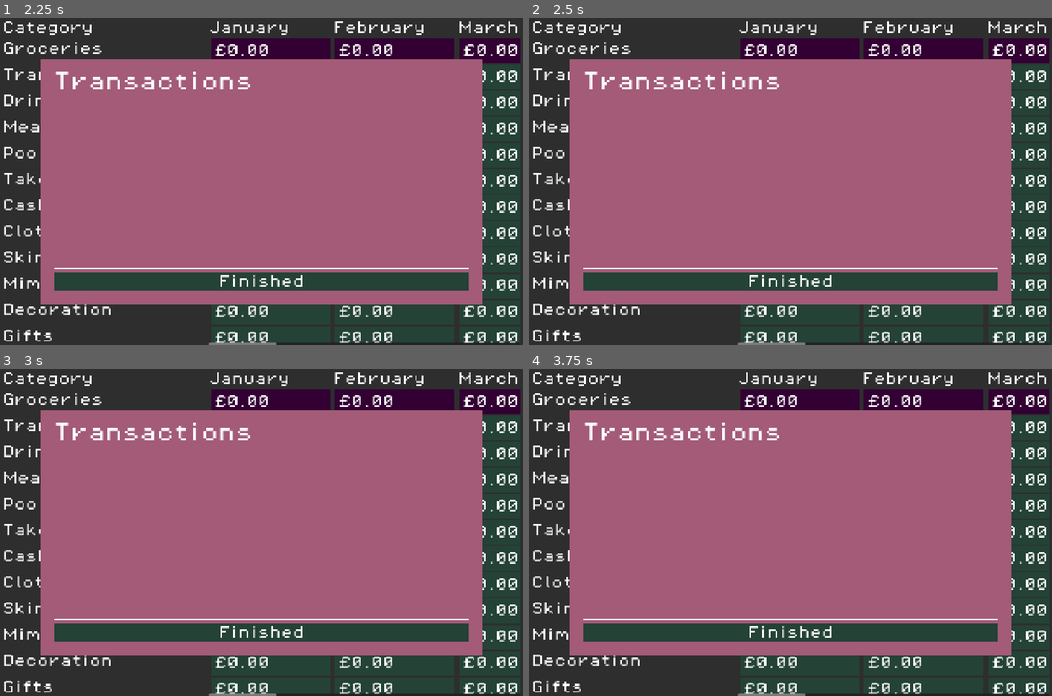
Above: before the commit, frames 1-4 (two rows, left to right).
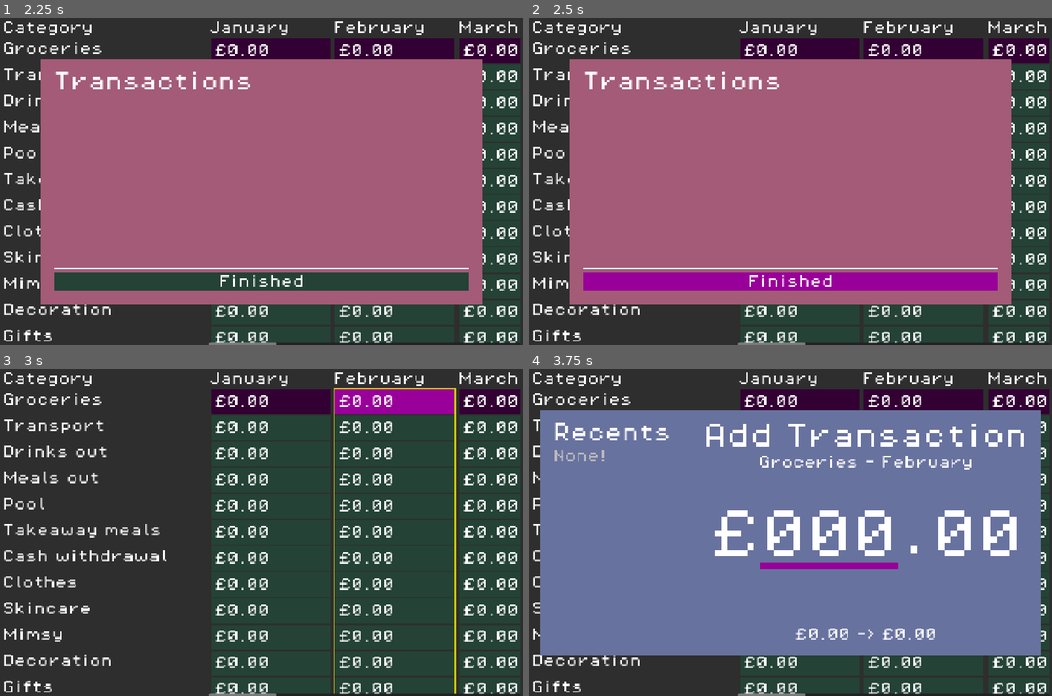
Above: after the commit, the same moments.

Repository: phrasmotica/budget-visualiser
Game: Godot game, scene res://scenes/ui/spreadsheet_ui/spreadsheet_ui.tscn
Two runs of this game, one before a commit and one after it. Both use one fixed random seed, a clock stepped at 60 frames per second and the inputs below.
Inputs (mouse positions are in pixels of both pictures, inside the frame that each line leads up to):
- Up to frame 1 (2.25 s): tap Enter (ui_accept) at 0.5, 0.77, 1.25, 2 s; move the mouse to (376, 165) at 0.52 s; hold Right (ui_right) 0.53-1.25 s; tap Tab (ui_focus_next) at 0.6 s; click (376, 165) at 0.67 s; drag from (156, 197) to (235, 246) at 1.27 s; move the mouse to (313, 109) at 2.02 s; hold Right (ui_right) from 2.03 s (still down); tap T (show_transaction_lister) at 2.1 s
- Up to frame 2 (2.5 s): keep holding Right (ui_right); tap Tab (ui_focus_next) at 2.3 s
- Up to frame 3 (3 s): release Right (ui_right) at 2.75 s; tap Enter (ui_accept) at 2.75 s; drag from (235, 597) to (104, 483) at 2.77 s
- Up to frame 4 (3.75 s): tap Enter (ui_accept) at 3.5 s; move the mouse to (947, 581) at 3.52 s; hold Left (ui_left) from 3.53 s (still down); tap Ctrl at 3.6 s

Frame 1 is identical in both runs. In frame 2, 4.3% of the frame differs, in the area x 10-90%, y 77-84%; in frame 3, 61%; in frame 4, 72%, in the area x 2-98%, y 12-88%.
Error in both runs: Assertion failed. (res://scripts/index_tracker.gd:10)

Commit message:
Move "FInished" button outside of the TransactionLister component, and into the surrounding modal instead. Use the Tab key to switch between the lister and the "Finished" button

Diff:
--- a/scenes/ui/transaction_lister/states/transaction_lister_state.gd
+++ b/scenes/ui/transaction_lister/states/transaction_lister_state.gd
@@ -7,7 +7,6 @@
 var _state_data: TransactionListerStateData = null
 var _appearance: TransactionListerAppearance = null
 var _transaction_panel_manager: TransactionPanelManager = null
-var _finished_button: ButtonPanel = null
 var _index_tracker: IndexTracker = null
 
 func setup(
@@ -15,14 +14,12 @@
 	state_data: TransactionListerStateData,
 	appearance: TransactionListerAppearance,
 	transaction_panel_manager: TransactionPanelManager,
-	finished_button: ButtonPanel,
 	index_tracker: IndexTracker,
 ) -> void:
 	_transaction_lister = transaction_lister
 	_state_data = state_data
 	_appearance = appearance
 	_transaction_panel_manager = transaction_panel_manager
-	_finished_button = finished_button
 	_index_tracker = index_tracker
 
 func transition_state(
--- a/scenes/ui/transaction_lister/states/transaction_lister_state_enabled.gd
+++ b/scenes/ui/transaction_lister/states/transaction_lister_state_enabled.gd
@@ -30,10 +30,6 @@
 	)
 
 func _on_move_down() -> void:
-	if _index_tracker.is_last():
-		transition_state(TransactionLister.State.FINISHING)
-		return
-
 	var new_panel := _transaction_panel_manager.highlight(_index_tracker.next())
 	_appearance.scroll_down_to_highlighted_panel(new_panel)
 
@@ -54,4 +50,6 @@
 		_transaction_panel_manager.toggle_current()
 
 func disable() -> void:
+	_transaction_panel_manager.unhighlight()
+
 	transition_state(TransactionLister.State.DISABLED)
--- a/scenes/ui/transaction_lister/states/transaction_lister_state_finishing.gd
+++ /dev/null
@@ -1,30 +0,0 @@
-class_name TransactionListerStateFinishing
-extends TransactionListerState
-
-func _enter_tree() -> void:
-	print("%s is now finishing" % _transaction_lister.name)
-
-	_transaction_panel_manager.unhighlight()
-
-	_appearance.for_finishing()
-
-	SignalHelper.persist(
-		GridInput.move_up,
-		_on_move_up
-	)
-
-	SignalHelper.persist(
-		_finished_button.pressed,
-		_on_finished
-	)
-
-func _on_move_up() -> void:
-	transition_state(TransactionLister.State.ENABLED)
-
-func _on_finished() -> void:
-	print("Finished toggling transactions")
-
-	_transaction_lister.emit_finished()
-
-func disable() -> void:
-	transition_state(TransactionLister.State.DISABLED)
--- a/scenes/ui/transaction_lister/transaction_lister.gd
+++ b/scenes/ui/transaction_lister/transaction_lister.gd
@@ -2,7 +2,7 @@
 class_name TransactionLister
 extends VBoxContainer
 
-enum State { DISABLED, ENABLED, FINISHING }
+enum State { DISABLED, ENABLED }
 
 @export
 var transactions: Array[BudgetTransaction] = []:
@@ -20,15 +20,10 @@
 @onready
 var transaction_panel_manager: TransactionPanelManager = %TransactionPanelManager
 
-@onready
-var finished_button: ButtonPanel = %FinishedButton
-
 var _state_factory := TransactionListerStateFactory.new()
 var _current_state: TransactionListerState = null
 
 var _index_tracker: IndexTracker = null
-
-signal finished
 
 func _ready() -> void:
 	_refresh()
@@ -49,7 +44,6 @@
 		state_data,
 		appearance,
 		transaction_panel_manager,
-		finished_button,
 		_index_tracker)
 
 	_current_state.state_transition_requested.connect(switch_state)
@@ -65,9 +59,6 @@
 	if appearance:
 		appearance.refresh_panels(self, transactions)
 
-func emit_finished() -> void:
-	finished.emit()
-
 func enable() -> void:
 	if _current_state:
 		_current_state.enable()
--- a/scenes/ui/transaction_lister/transaction_lister.tscn
+++ b/scenes/ui/transaction_lister/transaction_lister.tscn
@@ -6,7 +6,6 @@
 [ext_resource type="Script" uid="uid://cwtns6o3g58pt" path="res://scenes/ui/transaction_lister/transaction_panel_manager.gd" id="3_ahp7n"]
 [ext_resource type="Script" uid="uid://px3yy4c7eu5c" path="res://scenes/ui/transaction_lister/transaction_lister_appearance.gd" id="3_klfdr"]
 [ext_resource type="Script" uid="uid://bici6q1crcvjm" path="res://scripts/data/budget_transaction.gd" id="3_rdwny"]
-[ext_resource type="PackedScene" uid="uid://cgergefmv235w" path="res://scenes/ui/button_panel/button_panel.tscn" id="4_wq4qt"]
 
 [sub_resource type="Resource" id="Resource_6rihh"]
 script = ExtResource("3_rdwny")
@@ -38,25 +37,20 @@
 hidden = false
 metadata/_custom_type_script = "uid://bici6q1crcvjm"
 
-[sub_resource type="StyleBoxLine" id="StyleBoxLine_wq4qt"]
-color = Color(1, 1, 1, 1)
-grow_begin = 0.0
-grow_end = 0.0
-thickness = 4
-
 [node name="TransactionLister" type="VBoxContainer"]
+offset_right = 486.0
+offset_bottom = 336.0
 theme = ExtResource("1_2yo14")
 theme_override_constants/separation = 0
 script = ExtResource("2_codm3")
 transactions = Array[ExtResource("3_rdwny")]([SubResource("Resource_6rihh"), SubResource("Resource_qc414"), SubResource("Resource_c5bqa"), SubResource("Resource_24s3r"), SubResource("Resource_dg2pl")])
 
-[node name="Appearance" type="Node" parent="." node_paths=PackedStringArray("panel_manager", "scroll_container", "panel_parent", "finished_button")]
+[node name="Appearance" type="Node" parent="." node_paths=PackedStringArray("panel_manager", "scroll_container", "panel_parent")]
 unique_name_in_owner = true
 script = ExtResource("3_klfdr")
 panel_manager = NodePath("../TransactionPanelManager")
 scroll_container = NodePath("../ScrollContainer")
 panel_parent = NodePath("../ScrollContainer/Ledger")
-finished_button = NodePath("../FinishedButton")
 
 [node name="TransactionPanelManager" type="Node" parent="." node_paths=PackedStringArray("select_panels")]
 unique_name_in_owner = true
@@ -112,13 +106,3 @@
 [node name="TransactionSelectPanel4" parent="ScrollContainer/Ledger" instance=ExtResource("2_jfgyy")]
 layout_mode = 2
 transaction = SubResource("Resource_dg2pl")
-
-[node name="Underline" type="HSeparator" parent="."]
-layout_mode = 2
-theme_override_constants/separation = 16
-theme_override_styles/separator = SubResource("StyleBoxLine_wq4qt")
-
-[node name="FinishedButton" parent="." instance=ExtResource("4_wq4qt")]
-unique_name_in_owner = true
-layout_mode = 2
-text = "Finished"
--- a/scenes/ui/transaction_lister/transaction_lister_appearance.gd
+++ b/scenes/ui/transaction_lister/transaction_lister_appearance.gd
@@ -12,9 +12,6 @@
 
 @export
 var panel_parent: VBoxContainer
-
-@export
-var finished_button: ButtonPanel
 
 func refresh_panels(panel_owner: Control, transactions: Array[BudgetTransaction]) -> void:
 	var transaction_count := transactions.size()
@@ -45,10 +42,10 @@
 		panel_parent.remove_child(child)
 
 func for_enabled() -> void:
-	finished_button.unhighlight()
+	pass
 
 func for_finishing() -> void:
-	finished_button.highlight()
+	pass
 
 func scroll_down_to_highlighted_panel(panel: TransactionSelectPanel) -> void:
 	VScroll.scroll_down_to(scroll_container, panel)
--- a/scenes/ui/transaction_lister/transaction_lister_state_factory.gd
+++ b/scenes/ui/transaction_lister/transaction_lister_state_factory.gd
@@ -6,7 +6,6 @@
 	states = {
 		TransactionLister.State.DISABLED: TransactionListerStateDisabled,
 		TransactionLister.State.ENABLED: TransactionListerStateEnabled,
-		TransactionLister.State.FINISHING: TransactionListerStateFinishing,
 	}
 
 func get_fresh_state(state: TransactionLister.State) -> TransactionListerState:
--- a/scenes/ui/transaction_lister_modal/states/transaction_lister_modal_state.gd
+++ b/scenes/ui/transaction_lister_modal/states/transaction_lister_modal_state.gd
@@ -6,15 +6,18 @@
 var _transaction_lister_modal: TransactionListerModal = null
 var _state_data: TransactionListerModalStateData = null
 var _transaction_lister: TransactionLister = null
+var _finished_button: ButtonPanel = null
 
 func setup(
 	transaction_lister_modal: TransactionListerModal,
 	state_data: TransactionListerModalStateData,
 	transaction_lister: TransactionLister,
+	finished_button: ButtonPanel,
 ) -> void:
 	_transaction_lister_modal = transaction_lister_modal
 	_state_data = state_data
 	_transaction_lister = transaction_lister
+	_finished_button = finished_button
 
 func transition_state(
 	new_state: TransactionListerModal.State,
--- a/scenes/ui/transaction_lister_modal/states/transaction_lister_modal_state_data.gd
+++ b/scenes/ui/transaction_lister_modal/states/transaction_lister_modal_state_data.gd
@@ -1,6 +1,7 @@
 class_name TransactionListerModalStateData
 
 var _transactions: Array[BudgetTransaction] = []
+var _skip_transactions := false
 
 static func build() -> TransactionListerModalStateData:
 	return TransactionListerModalStateData.new()
@@ -11,3 +12,10 @@
 
 func get_transactions() -> Array[BudgetTransaction]:
 	return _transactions
+
+func with_skip_transactions() -> TransactionListerModalStateData:
+	_skip_transactions = true
+	return self
+
+func get_skip_transactions() -> bool:
+	return _skip_transactions
--- /dev/null
+++ b/scenes/ui/transaction_lister_modal/states/transaction_lister_modal_state_finishing.gd
@@ -0,0 +1,46 @@
+class_name TransactionListerModalStateFinishing
+extends TransactionListerModalState
+
+func _enter_tree() -> void:
+	print("%s is now finishing" % _transaction_lister_modal.name)
+
+	_transaction_lister.disable()
+	_finished_button.highlight()
+
+	SignalHelper.persist(
+		_finished_button.pressed,
+		_on_finished
+	)
+
+func _on_finished() -> void:
+	print("Finished toggling transactions")
+
+	_finish()
+
+func _process(_delta: float) -> void:
+	if Input.is_action_just_released("ui_focus_next"):
+		_finished_button.unhighlight()
+
+		var state_data := TransactionListerModalStateData \
+			.build() \
+			.with_skip_transactions()
+
+		transition_state(TransactionListerModal.State.SHOWN, state_data)
+
+	if Input.is_action_just_released("ui_cancel"):
+		print("Cancelled toggling transactions")
+
+		_finish()
+
+func disable() -> void:
+	_to_hidden()
+
+func _finish() -> void:
+	_transaction_lister.disable()
+
+	TransactionListerEvents.emit_entry_cancelled()
+
+	_to_hidden()
+
+func _to_hidden() -> void:
+	transition_state(TransactionListerModal.State.HIDDEN)
--- a/scenes/ui/transaction_lister_modal/states/transaction_lister_modal_state_shown.gd
+++ b/scenes/ui/transaction_lister_modal/states/transaction_lister_modal_state_shown.gd
@@ -6,28 +6,28 @@
 
 	_transaction_lister_modal.show()
 
-	var transactions := _state_data.get_transactions()
+	_finished_button.unhighlight()
 
-	_transaction_lister.transactions = transactions
+	if not _state_data.get_skip_transactions():
+		_transaction_lister.transactions = _state_data.get_transactions()
+
 	_transaction_lister.enable()
 
-	# TODO: move the "Finished" button outside of the lister, and into the modal
-	SignalHelper.persist(
-		_transaction_lister.finished,
-		_on_finished
-	)
+func _process(_delta: float) -> void:
+	if Input.is_action_just_released("ui_focus_next"):
+		_transaction_lister.disable()
 
-func _on_finished() -> void:
-	_finish()
+		transition_state(TransactionListerModal.State.FINISHING)
 
-func _process(_delta: float) -> void:
 	if Input.is_action_just_released("ui_cancel"):
-		_finish()
+		_cancel()
 
 func disable() -> void:
 	_to_hidden()
 
-func _finish() -> void:
+func _cancel() -> void:
+	print("Cancelled toggling transactions")
+
 	_transaction_lister.disable()
 
 	TransactionListerEvents.emit_entry_cancelled()
--- a/scenes/ui/transaction_lister_modal/transaction_lister_modal.gd
+++ b/scenes/ui/transaction_lister_modal/transaction_lister_modal.gd
@@ -2,10 +2,13 @@
 class_name TransactionListerModal
 extends Control
 
-enum State { HIDDEN, SHOWN }
+enum State { HIDDEN, SHOWN, FINISHING }
 
 @onready
 var transaction_lister: TransactionLister = %TransactionLister
+
+@onready
+var finished_button: ButtonPanel = %FinishedButton
 
 var _state_factory := TransactionListerModalStateFactory.new()
 var _current_state: TransactionListerModalState = null
@@ -27,7 +30,8 @@
 	_current_state.setup(
 		self,
 		state_data,
-		transaction_lister)
+		transaction_lister,
+		finished_button)
 
 	_current_state.state_transition_requested.connect(switch_state)
 	_current_state.name = "TransactionListerModalStateMachine: %s" % str(state)
--- a/scenes/ui/transaction_lister_modal/transaction_lister_modal.tscn
+++ b/scenes/ui/transaction_lister_modal/transaction_lister_modal.tscn
@@ -1,8 +1,15 @@
-[gd_scene load_steps=4 format=3 uid="uid://se6hbk6dpl1j"]
+[gd_scene load_steps=6 format=3 uid="uid://se6hbk6dpl1j"]
 
 [ext_resource type="Theme" uid="uid://c1ktlawkckrai" path="res://themes/theme_pixel.tres" id="1_u7juv"]
 [ext_resource type="PackedScene" uid="uid://cm2wjwnlao4hi" path="res://scenes/ui/transaction_lister/transaction_lister.tscn" id="2_3pmge"]
 [ext_resource type="Script" uid="uid://ym2dnnvuxdqk" path="res://scenes/ui/transaction_lister_modal/transaction_lister_modal.gd" id="2_r45r2"]
+[ext_resource type="PackedScene" uid="uid://cgergefmv235w" path="res://scenes/ui/button_panel/button_panel.tscn" id="4_jbjwa"]
+
+[sub_resource type="StyleBoxLine" id="StyleBoxLine_jbjwa"]
+color = Color(1, 1, 1, 1)
+grow_begin = 0.0
+grow_end = 0.0
+thickness = 4
 
 [node name="TransactionListerModal" type="PanelContainer"]
 custom_minimum_size = Vector2(1080, 600)
@@ -17,6 +24,25 @@
 theme_override_constants/margin_right = 32
 theme_override_constants/margin_bottom = 32
 
-[node name="TransactionLister" parent="MarginContainer" instance=ExtResource("2_3pmge")]
+[node name="VBoxContainer" type="VBoxContainer" parent="MarginContainer"]
+layout_mode = 2
+theme_override_constants/separation = 0
+
+[node name="TransactionLister" parent="MarginContainer/VBoxContainer" instance=ExtResource("2_3pmge")]
 unique_name_in_owner = true
 layout_mode = 2
+size_flags_vertical = 3
+
+[node name="Underline" type="HSeparator" parent="MarginContainer/VBoxContainer"]
+layout_mode = 2
+theme_override_constants/separation = 16
+theme_override_styles/separator = SubResource("StyleBoxLine_jbjwa")
+
+[node name="ModalButtons" type="HBoxContainer" parent="MarginContainer/VBoxContainer"]
+layout_mode = 2
+
+[node name="FinishedButton" parent="MarginContainer/VBoxContainer/ModalButtons" instance=ExtResource("4_jbjwa")]
+unique_name_in_owner = true
+layout_mode = 2
+size_flags_horizontal = 3
+text = "Finished"
--- a/scenes/ui/transaction_lister_modal/transaction_lister_modal_state_factory.gd
+++ b/scenes/ui/transaction_lister_modal/transaction_lister_modal_state_factory.gd
@@ -6,6 +6,7 @@
 	states = {
 		TransactionListerModal.State.HIDDEN: TransactionListerModalStateHidden,
 		TransactionListerModal.State.SHOWN: TransactionListerModalStateShown,
+		TransactionListerModal.State.FINISHING: TransactionListerModalStateFinishing,
 	}
 
 func get_fresh_state(state: TransactionListerModal.State) -> TransactionListerModalState:
Not shown, removed: scenes/ui/transaction_lister/states/transaction_lister_state_finishing.gd.uid
Not shown: 1 places in scenes/ui/transaction_lister/transaction_lister.tscn that only renumber resources
Not shown, added: scenes/ui/transaction_lister_modal/states/transaction_lister_modal_state_finishing.gd.uid
